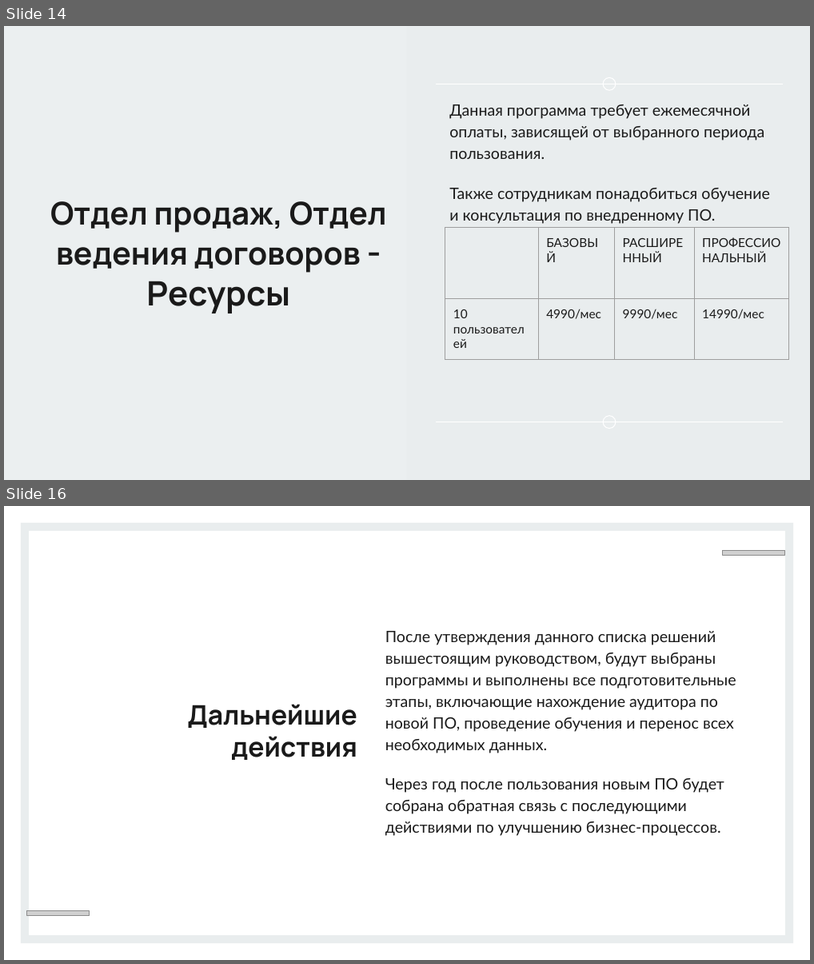
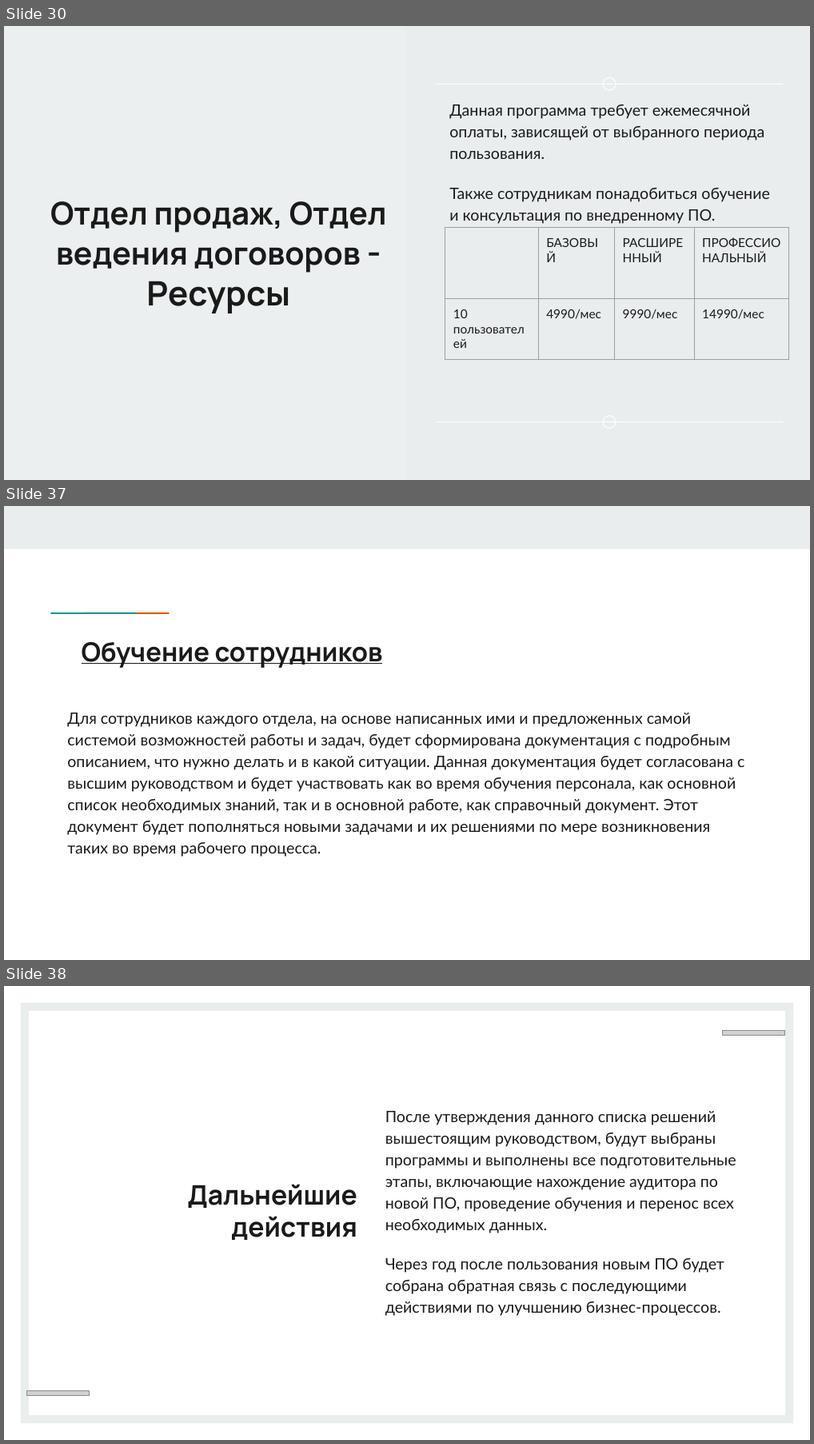
Before and after one commit to Kolonin-Gleb-Studying/SIT, a slide deck: Отчёт об эффективности СИТ студенты/София.pptx. Shown one above the other, each under a label of ours: slides 14 and 16 before the commit, slides 30, 37 and 38 after it; the slides between them are not shown. The pictures are 814x964 and 814x1444 pixels, drawn with LibreOffice and Linux fonts; fonts in the diff are those of the drawing; grey boxes stand for pictures. Boxes give left, top, right and bottom in pixels: in the first picture for what was removed or moved away, otherwise in the second. Text is boxed around its words. In the diff, an @@ line names an element or a change of style, - is before the commit and + after.

```diff
--- a/Отчёт об эффективности СИТ студенты/София.pptx
+++ b/Отчёт об эффективности СИТ студенты/София.pptx
@@ slide 37 added at (4, 506, 810, 960), background #FFFFFF @@
@@ rectangle added at (4, 506, 810, 548), fill #E9EDEE @@
@@ rectangle added at (78, 611, 110, 615), fill #1A9988 @@
@@ rectangle added at (110, 611, 142, 615), fill #EB5600 @@
@@ title added at (82, 642, 383, 668), 23.4 pt, text #1A1A1A, bold, underline @@
+Обучение сотрудников
@@ text added at (67, 712, 745, 856), 14 pt, text #1A1A1A @@
+Для сотрудников каждого отдела, на основе написанных ими и предложенных самой системой возможностей работы и задач, будет сформирована документация с подробным описанием, что нужно делать и в какой ситуации. Данная документация будет согласована с высшим руководством и будет участвовать как во время обучения персонала, как основной список необходимых знаний, так и в основной работе, как справочный документ. Этот документ будет пополняться новыми задачами и их решениями по мере возникновения таких во время рабочего процесса.
@@ what was slide 14 is now slide 30 @@
@@ what was slide 16 is now slide 38 @@
```
Also in this commit, not shown: 4 slides changed, 22 other slides added, 1 slide removed, 3 other files.
